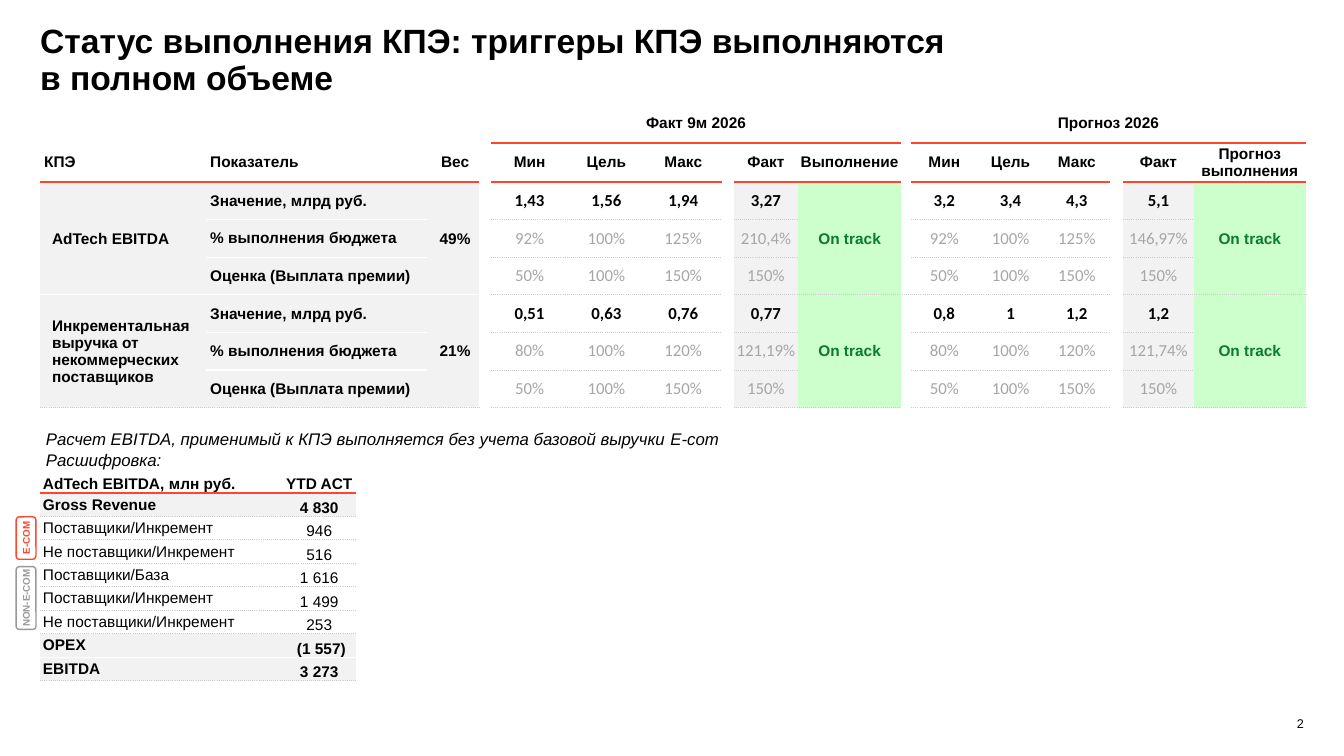
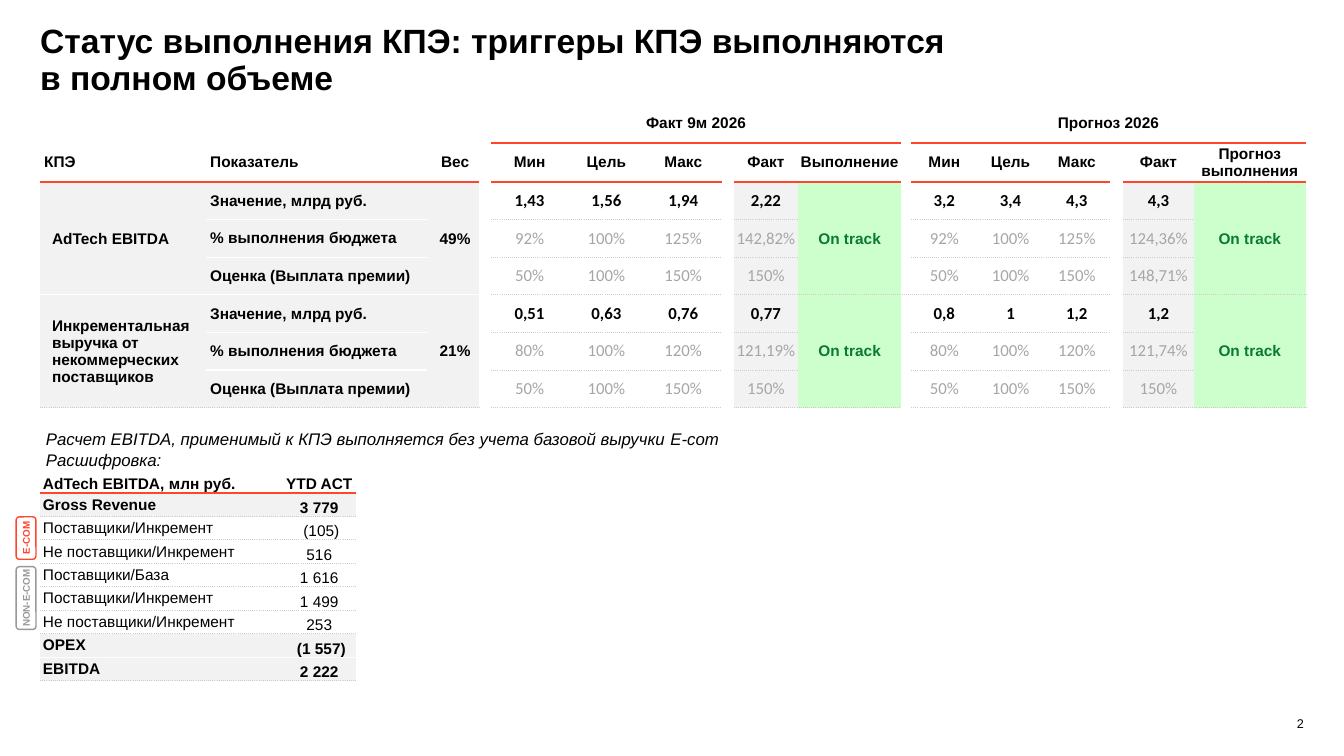
Before and after one commit to DenisMagnit/1, a slide deck: slide 2 of AdTech_QBR_Q3_2026.pptx. Drawn at 1344x756 pixels with LibreOffice and Linux fonts; fonts in the diff are those of the drawing; background and template pictures are left out. Boxes give left, top, right and bottom in pixels: in the first picture for what was removed or moved away, otherwise in the second. Text is boxed around its words. In the diff, an @@ line names an element or a change of style, - is before the commit and + after.

```diff
--- a/AdTech_QBR_Q3_2026.pptx
+++ b/AdTech_QBR_Q3_2026.pptx
@@ table at [40, 104, 1305, 408] @@
-row 3, column 9: 3,27
+row 3, column 9: 2,22
-row 3, column 16: 5,1
+row 3, column 16: 4,3
-row 4, column 9: 210,4%
+row 4, column 9: 142,82%
-row 4, column 16: 146,97%
+row 4, column 16: 124,36%
-row 5, column 16: 150%
+row 5, column 16: 148,71%
@@ table at [40, 470, 356, 681] @@
-row 2, column 2: 4 830
+row 2, column 2: 3 779
-row 3, column 2: 946
+row 3, column 2: (105)
-row 9, column 2: 3 273
+row 9, column 2: 2 222
```
Also in this commit, not shown: 5 other slides changed, 2 other files.
